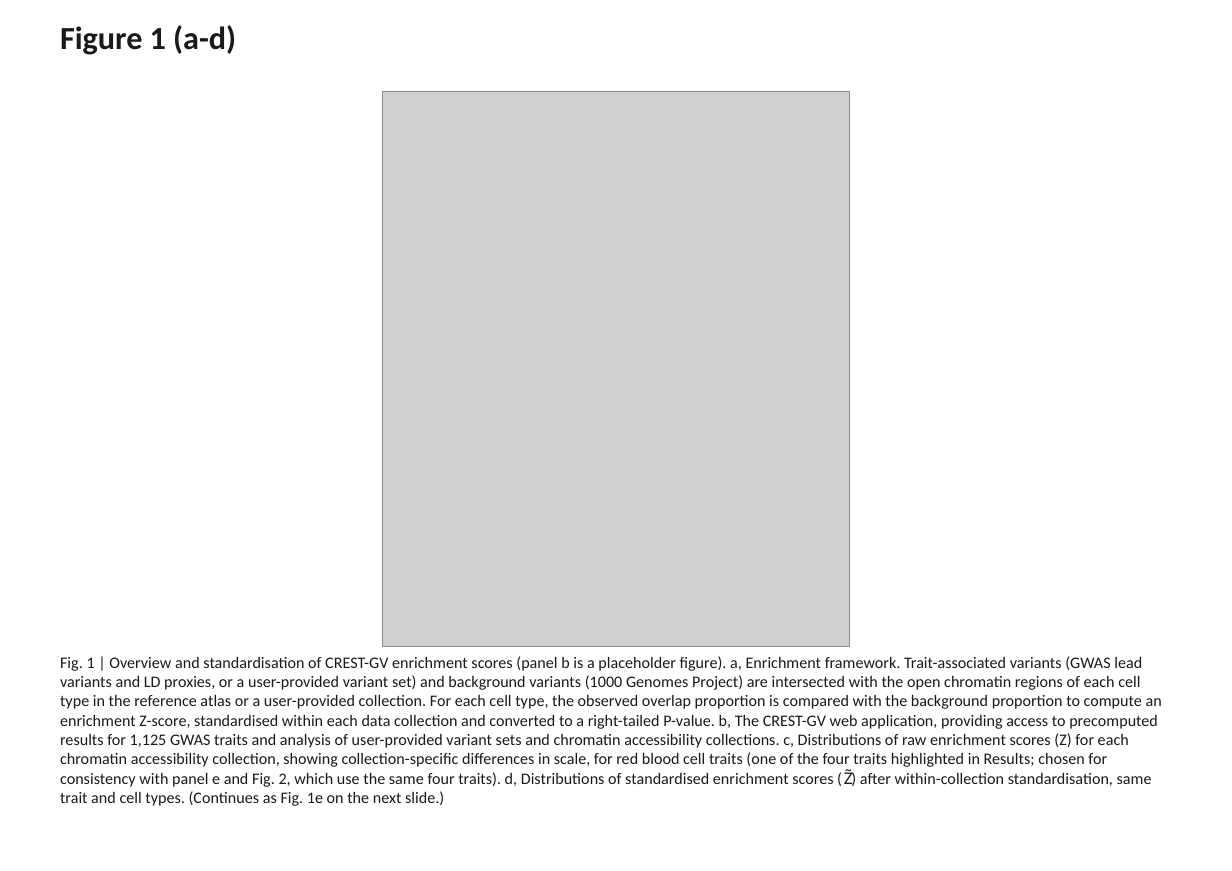
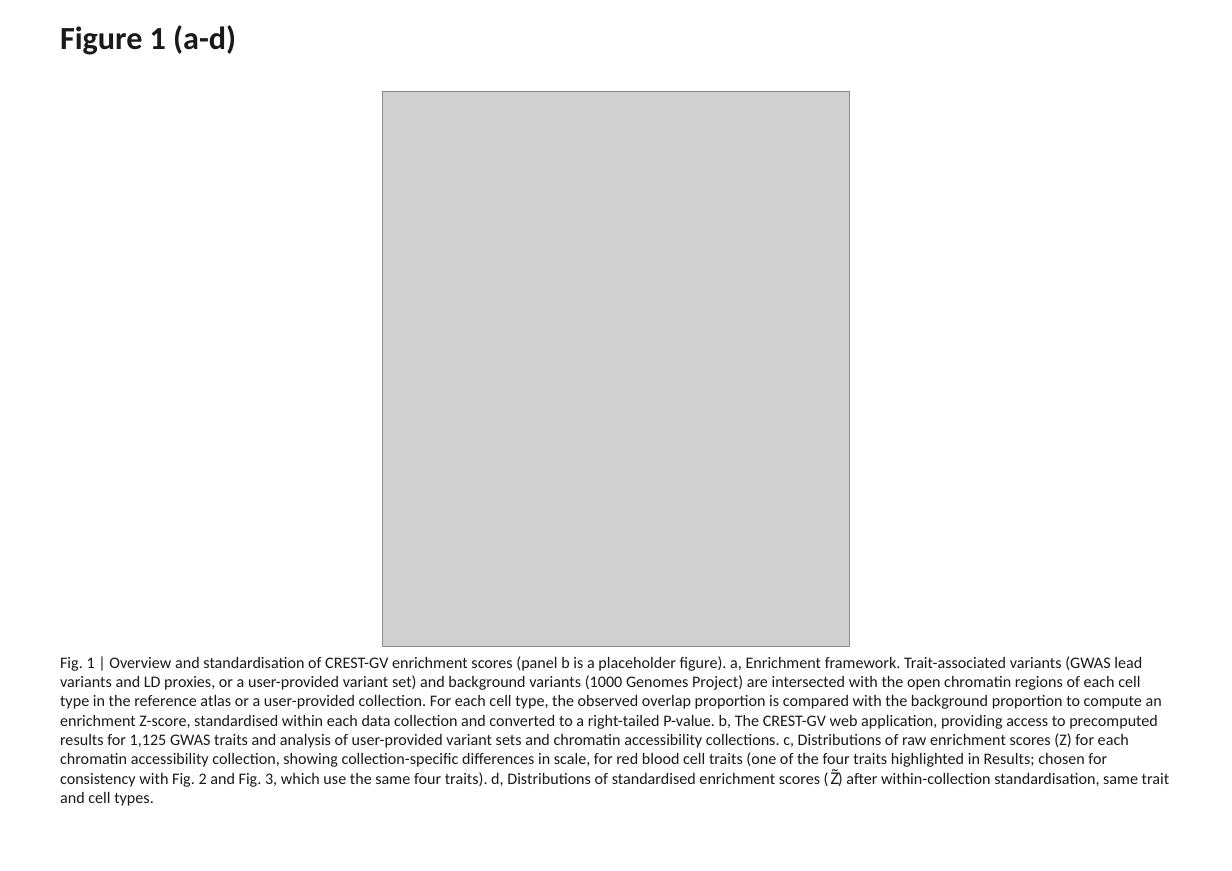
Before and after one commit to Genome-Function-Initiative-Oxford/CREST-GV, a slide deck: slide 1 of paper_analysis/figures/CREST-GV_main_figures.pptx. Drawn at 1232x871 pixels with LibreOffice and Linux fonts; fonts in the diff are those of the drawing; grey boxes stand for pictures. Boxes give left, top, right and bottom in pixels: in the first picture for what was removed or moved away, otherwise in the second. Text is boxed around its words. In the diff, an @@ line names an element or a change of style, - is before the commit and + after.

Commit message:
Renumber: heatmap is now its own Fig. 2, rankings/upload example become Fig. 3; recolour heatmap to coolwarm
- Fig. 1 (a-d): overview + standardisation, unchanged content.
- Fig. 2: cross-trait heatmap, now standalone (was Fig. 1e) -- no longer
  needs a panel letter. Recoloured from the custom diverging palette to
  matplotlib's coolwarm (reversed, so positive enrichment stays blue and
  negative stays red, consistent with the rest of the paper) for more
  intense colour per Simone; significance asterisks switched to white
  with a dark outline for contrast against the more saturated cells.
- Fig. 3 (a-f): per-trait rankings + upload example, renumbered from
  Fig. 2 (was Fig1_abcd_composite/Fig2_abcdef_composite scheme is now
  Fig1_abcd_composite/Fig3_abcdef_composite).

Updated compose_figures.py, build_figures_pptx.py and README.md to match.

```diff
--- a/paper_analysis/figures/CREST-GV_main_figures.pptx
+++ b/paper_analysis/figures/CREST-GV_main_figures.pptx
@@ text at box(60, 656, 1170, 806): text changed @@
-Fig. 1 | Overview and standardisation of CREST-GV enrichment scores (panel b is a placeholder figure). a, Enrichment framework. Trait-associated variants (GWAS lead variants and LD proxies, or a user-provided variant set) and background variants (1000 Genomes Project) are intersected with the open chromatin regions of each cell type in the reference atlas or a user-provided collection. For each cell type, the observed overlap proportion is compared with the background proportion to compute an enrichment Z-score, standardised within each data collection and converted to a right-tailed P-value. b, The CREST-GV web application, providing access to precomputed results for 1,125 GWAS traits and analysis of user-provided variant sets and chromatin accessibility collections. c, Distributions of raw enrichment scores (Z) for each chromatin accessibility collection, showing collection-specific differences in scale, for red blood cell traits (one of the four traits highlighted in Results; chosen for consistency with panel e and Fig. 2, which use the same four traits). d, Distributions of standardised enrichment scores (Z̃) after within-collection standardisation, same trait and cell types. (Continues as Fig. 1e on the next slide.)
+Fig. 1 | Overview and standardisation of CREST-GV enrichment scores (panel b is a placeholder figure). a, Enrichment framework. Trait-associated variants (GWAS lead variants and LD proxies, or a user-provided variant set) and background variants (1000 Genomes Project) are intersected with the open chromatin regions of each cell type in the reference atlas or a user-provided collection. For each cell type, the observed overlap proportion is compared with the background proportion to compute an enrichment Z-score, standardised within each data collection and converted to a right-tailed P-value. b, The CREST-GV web application, providing access to precomputed results for 1,125 GWAS traits and analysis of user-provided variant sets and chromatin accessibility collections. c, Distributions of raw enrichment scores (Z) for each chromatin accessibility collection, showing collection-specific differences in scale, for red blood cell traits (one of the four traits highlighted in Results; chosen for consistency with Fig. 2 and Fig. 3, which use the same four traits). d, Distributions of standardised enrichment scores (Z̃) after within-collection standardisation, same trait and cell types.
```
Also in this commit, not shown: 2 other slides changed, 13 other files.
